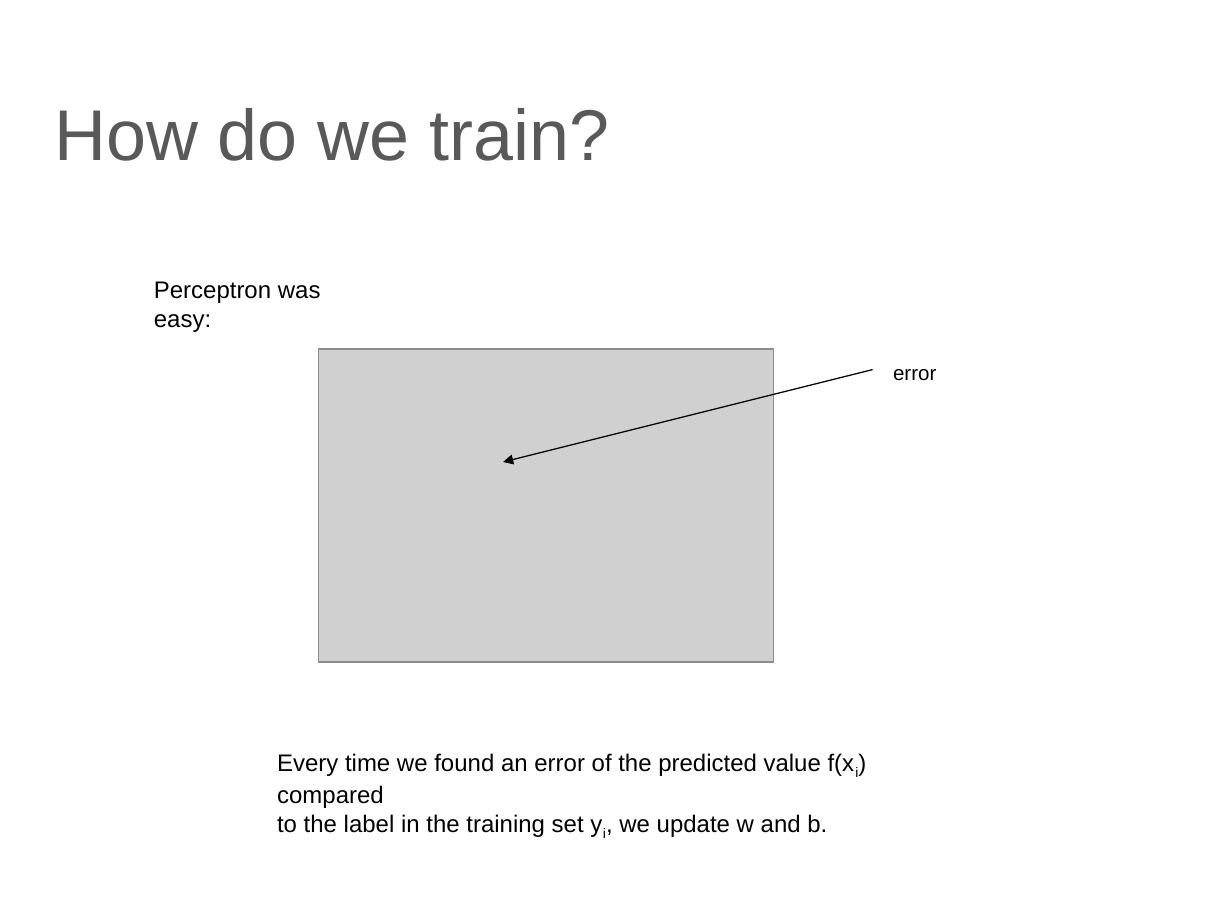
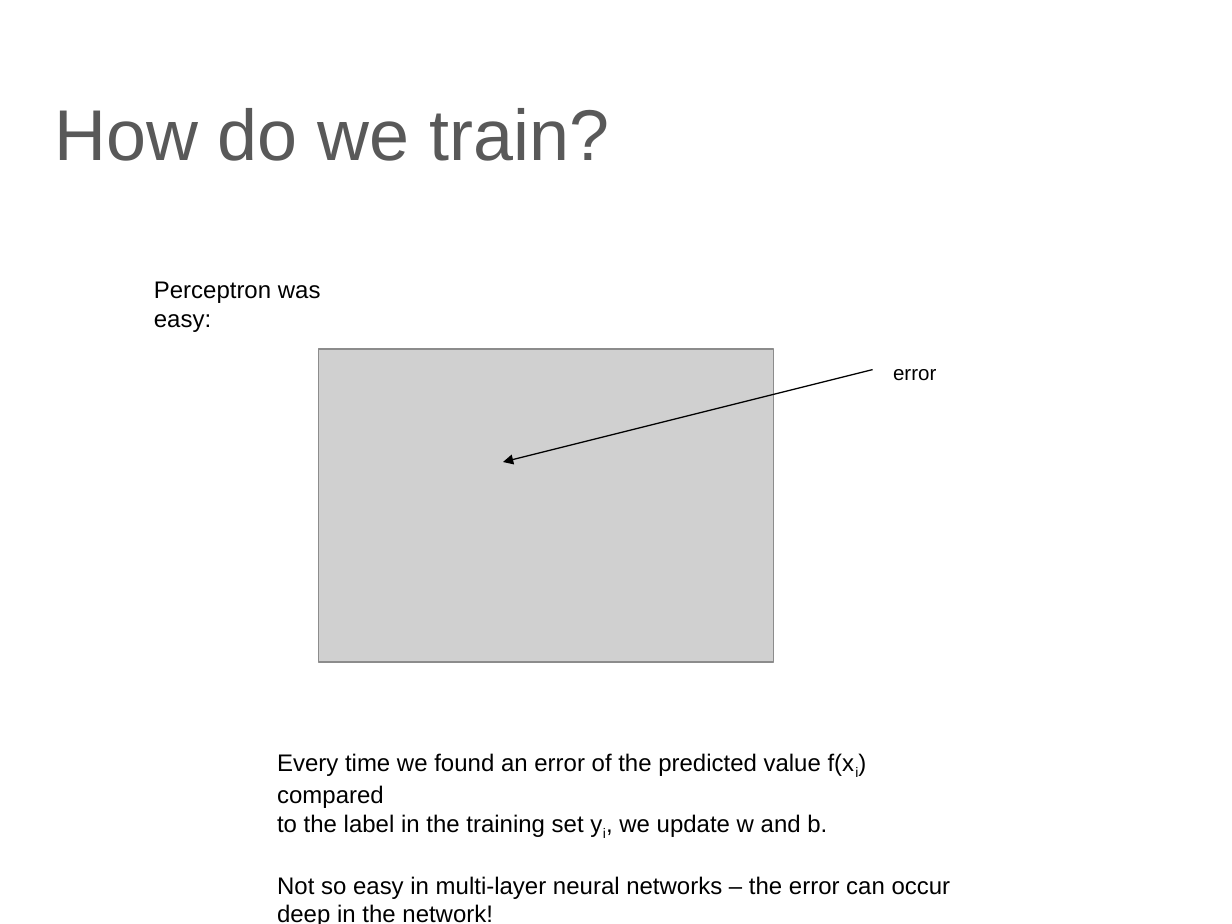
Before and after one commit to lutzhamel/CSC310, a slide deck: slide 10 of notes/14-ANN.pptx. Drawn at 1232x924 pixels with LibreOffice and Linux fonts; fonts in the diff are those of the drawing; grey boxes stand for pictures. Boxes give left, top, right and bottom in pixels: in the first picture for what was removed or moved away, otherwise in the second. Text is boxed around its words. In the diff, an @@ line names an element or a change of style, - is before the commit and + after.

```diff
--- a/notes/14-ANN.pptx
+++ b/notes/14-ANN.pptx
@@ text at (277, 876, 951, 924): paragraph added @@
+Not so easy in multi-layer neural networks – the error can occur deep in the network!
```
Also in this commit, not shown: 9 other slides changed, 3 other files.
